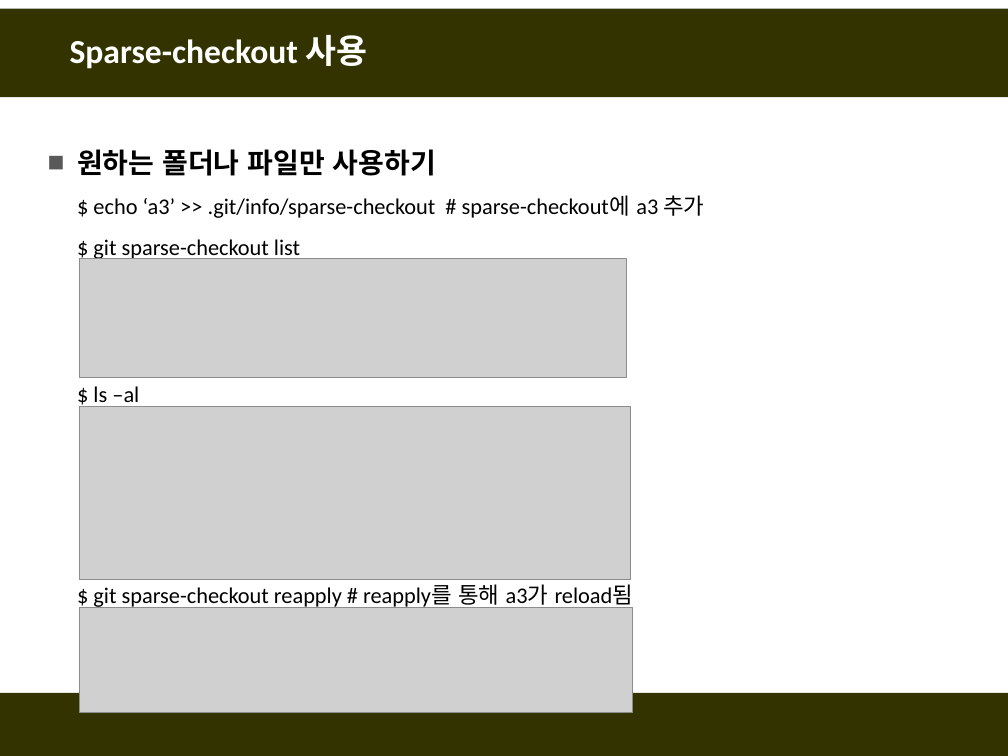
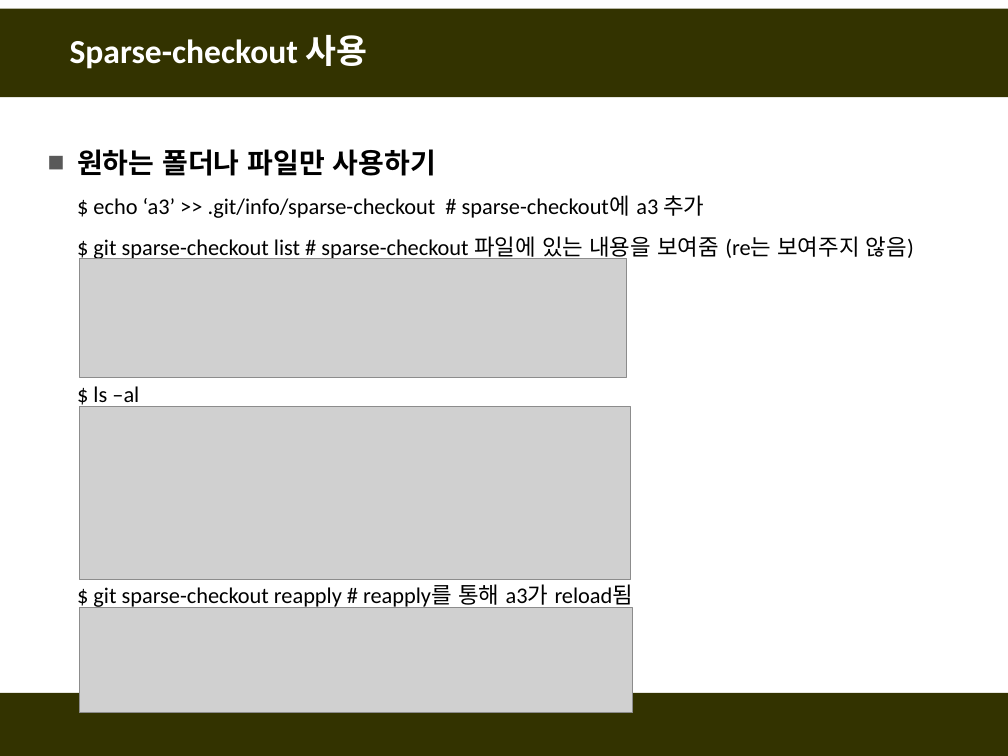
Before and after one commit to fasthill/github-lecture, a slide deck: slide 36 of git및github첫걸음11-명령어모음.pptx. Drawn at 1008x756 pixels with LibreOffice and Linux fonts; fonts in the diff are those of the drawing; grey boxes stand for pictures. Boxes give left, top, right and bottom in pixels: in the first picture for what was removed or moved away, otherwise in the second. Text is boxed around its words. In the diff, an @@ line names an element or a change of style, - is before the commit and + after.

```diff
--- a/git및github첫걸음11-명령어모음.pptx
+++ b/git및github첫걸음11-명령어모음.pptx
@@ text at <box>93,236,914,261</box>: text changed @@
-  $ git sparse-checkout list
+  $ git sparse-checkout list # sparse-checkout 파일에 있는 내용을 보여줌 (re는 보여주지 않음)
```
Also in this commit, not shown: 4 other slides changed.
